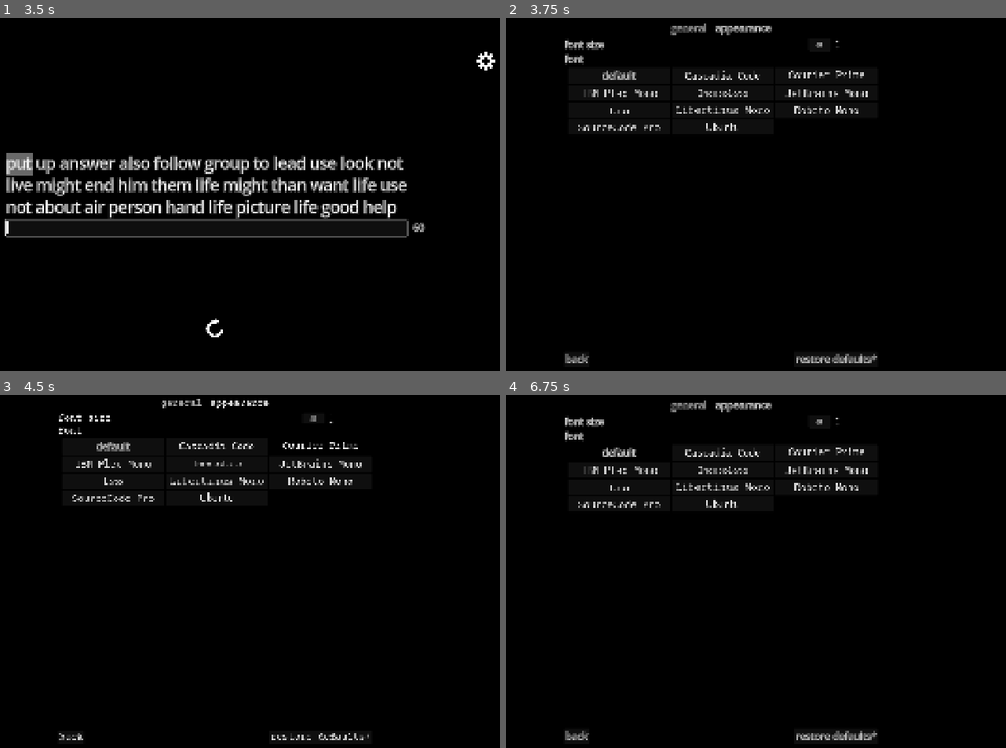
Above: before the commit, frames 1-4 (two rows, left to right).
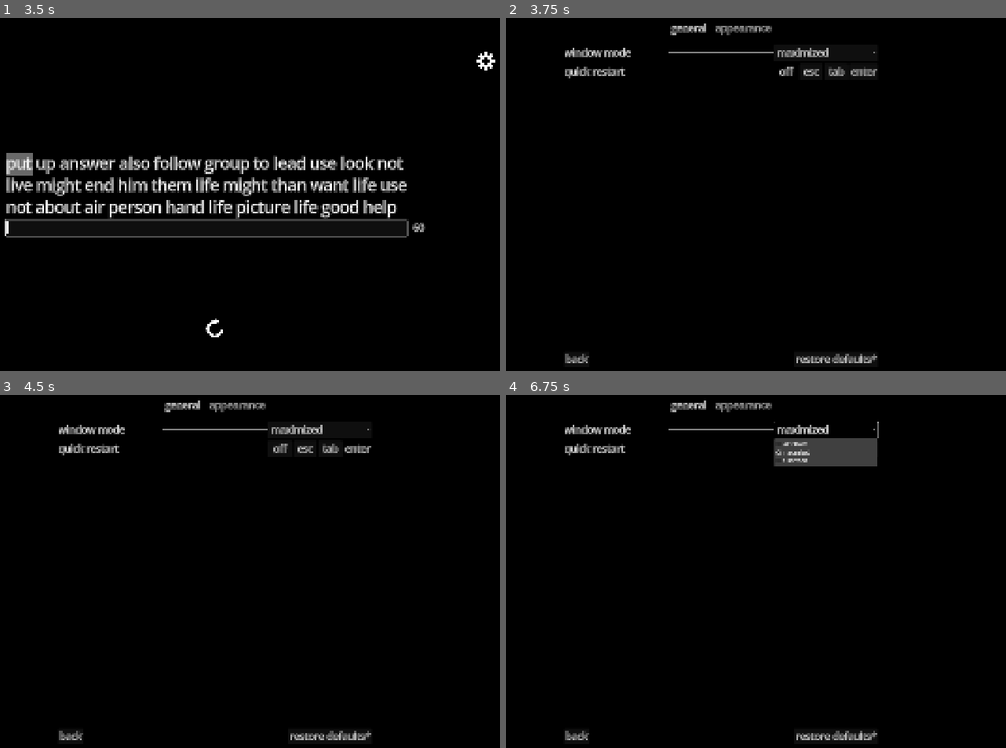
Above: after the commit, the same moments.

Repository: elensiel/typin-
Game: Godot game, scene res://scenes/main.tscn
Two runs of this game, one before a commit and one after it. Both use one fixed random seed, a clock stepped at 60 frames per second and the inputs below.
Inputs (mouse positions are in pixels of both pictures, inside the frame that each line leads up to):
- Up to frame 1 (3.5 s): click (205, 226) at 0.52 s; type "12" at 0.6 s; click (215, 328) at 1.25 s; click (215, 328) at 2 s; click (215, 328) at 2.75 s
- Up to frame 2 (3.75 s): click (991, 60) at 3.5 s
- Up to frame 3 (4.5 s): click (360, 447) at 4.25 s, where only the run after the commit has a clickable "enter"
- Up to frame 4 (6.75 s): click (866, 447) at 5 s, where only the run after the commit has a clickable "enter"; click "default" (after the commit: "off") at 5.75 s; click (826, 430) at 6.5 s, where only the run after the commit has a clickable "maximized"

Frame 1 is identical in both runs. In frame 2, 2.9% of the frame differs, in the area x 11-75%, y 1-32%; in frame 3, 3.2%; in frame 4, 4.2%.

Commit message:
MINOR adjustments

Diff:
--- a/globals/SettingsManager/settings_loader.gd
+++ b/globals/SettingsManager/settings_loader.gd
@@ -36,6 +36,7 @@
 			if not loaded_section.has(key):
 				loaded_section[key] = default_section[key]
 
+## Ensure correct data type
 func _sanitize(loaded_data: Dictionary[String, Dictionary]) -> void:
 	for section in SettingsManager.DEFAULTS:
 		var default_section := SettingsManager.DEFAULTS[section]
--- a/scenes/menu/settings/base_options/base_h_multi_buttons.tscn
+++ b/scenes/menu/settings/base_options/base_h_multi_buttons.tscn
@@ -16,7 +16,7 @@
 
 [node name="HBoxContainer" type="HBoxContainer" parent="."]
 layout_mode = 2
-size_flags_horizontal = 10
+size_flags_horizontal = 3
 
 [node name="Button" type="Button" parent="HBoxContainer"]
 layout_mode = 2
--- a/scenes/menu/settings/base_options/base_option.tscn
+++ b/scenes/menu/settings/base_options/base_option.tscn
@@ -6,9 +6,13 @@
 
 [node name="Label" type="Label" parent="."]
 layout_mode = 2
-size_flags_horizontal = 3
+size_flags_horizontal = 2
 theme_type_variation = &"OptionTitle"
 text = "TITLE"
+
+[node name="HSeparator" type="HSeparator" parent="."]
+layout_mode = 2
+size_flags_horizontal = 3
 
 [node name="OptionButton" type="OptionButton" parent="."]
 layout_mode = 2
--- a/scenes/menu/settings/settings.tres
+++ b/scenes/menu/settings/settings.tres
@@ -1,4 +1,8 @@
-[gd_resource type="Theme" load_steps=8 format=3 uid="uid://bbgpal77buomg"]
+[gd_resource type="Theme" load_steps=9 format=3 uid="uid://bbgpal77buomg"]
+
+[sub_resource type="StyleBoxLine" id="StyleBoxLine_obfgw"]
+color = Color(0.49803922, 0.49803922, 0.49803922, 1)
+thickness = 2
 
 [sub_resource type="StyleBoxEmpty" id="StyleBoxEmpty_obfgw"]
 
@@ -16,6 +20,7 @@
 
 [resource]
 Button/font_sizes/font_size = 30
+HSeparator/styles/separator = SubResource("StyleBoxLine_obfgw")
 Label/fonts/font = null
 MarginContainer/constants/margin_bottom = 10
 MarginContainer/constants/margin_top = 10
--- a/scenes/menu/settings/settings.tscn
+++ b/scenes/menu/settings/settings.tscn
@@ -1,8 +1,9 @@
-[gd_scene load_steps=7 format=3 uid="uid://coa25i18bx3hw"]
+[gd_scene load_steps=8 format=3 uid="uid://coa25i18bx3hw"]
 
 [ext_resource type="Theme" uid="uid://bbgpal77buomg" path="res://scenes/menu/settings/settings.tres" id="1_116kb"]
 [ext_resource type="Script" uid="uid://dydph7wffy6q" path="res://scenes/menu/settings/settings.gd" id="2_63e34"]
 [ext_resource type="PackedScene" uid="uid://irm7qgbpopw5" path="res://scenes/menu/settings/options/quick_restart.tscn" id="2_gl3ae"]
+[ext_resource type="PackedScene" uid="uid://dnotsyk2afavq" path="res://scenes/menu/settings/options/window_mode.tscn" id="3_qed7a"]
 [ext_resource type="PackedScene" uid="uid://c4bxlor5ffmao" path="res://scenes/menu/settings/options/font.tscn" id="4_i6fum"]
 [ext_resource type="PackedScene" uid="uid://fw5ugit7fcqe" path="res://scenes/menu/settings/options/font_size.tscn" id="4_tlw56"]
 
@@ -41,10 +42,9 @@
 layout_mode = 2
 mouse_behavior_recursive = 2
 tab_alignment = 1
-current_tab = 1
+current_tab = 0
 
 [node name="general" type="ScrollContainer" parent="MarginContainer/TabContainer"]
-visible = false
 layout_mode = 2
 metadata/_tab_index = 0
 
@@ -52,15 +52,21 @@
 layout_mode = 2
 size_flags_horizontal = 3
 size_flags_vertical = 3
+theme_override_constants/margin_top = 30
 
 [node name="VBoxContainer" type="VBoxContainer" parent="MarginContainer/TabContainer/general/MarginContainer"]
 layout_mode = 2
 size_flags_horizontal = 3
+theme_override_constants/separation = 8
+
+[node name="WindowMode" parent="MarginContainer/TabContainer/general/MarginContainer/VBoxContainer" instance=ExtResource("3_qed7a")]
+layout_mode = 2
 
 [node name="QuickRestart" parent="MarginContainer/TabContainer/general/MarginContainer/VBoxContainer" instance=ExtResource("2_gl3ae")]
 layout_mode = 2
 
 [node name="appearance" type="ScrollContainer" parent="MarginContainer/TabContainer"]
+visible = false
 layout_mode = 2
 metadata/_tab_index = 1
 
@@ -68,6 +74,7 @@
 layout_mode = 2
 size_flags_horizontal = 3
 size_flags_vertical = 3
+theme_override_constants/margin_top = 30
 
 [node name="VBoxContainer" type="VBoxContainer" parent="MarginContainer/TabContainer/appearance/MarginContainer"]
 layout_mode = 2
Not shown, changed: README.md
